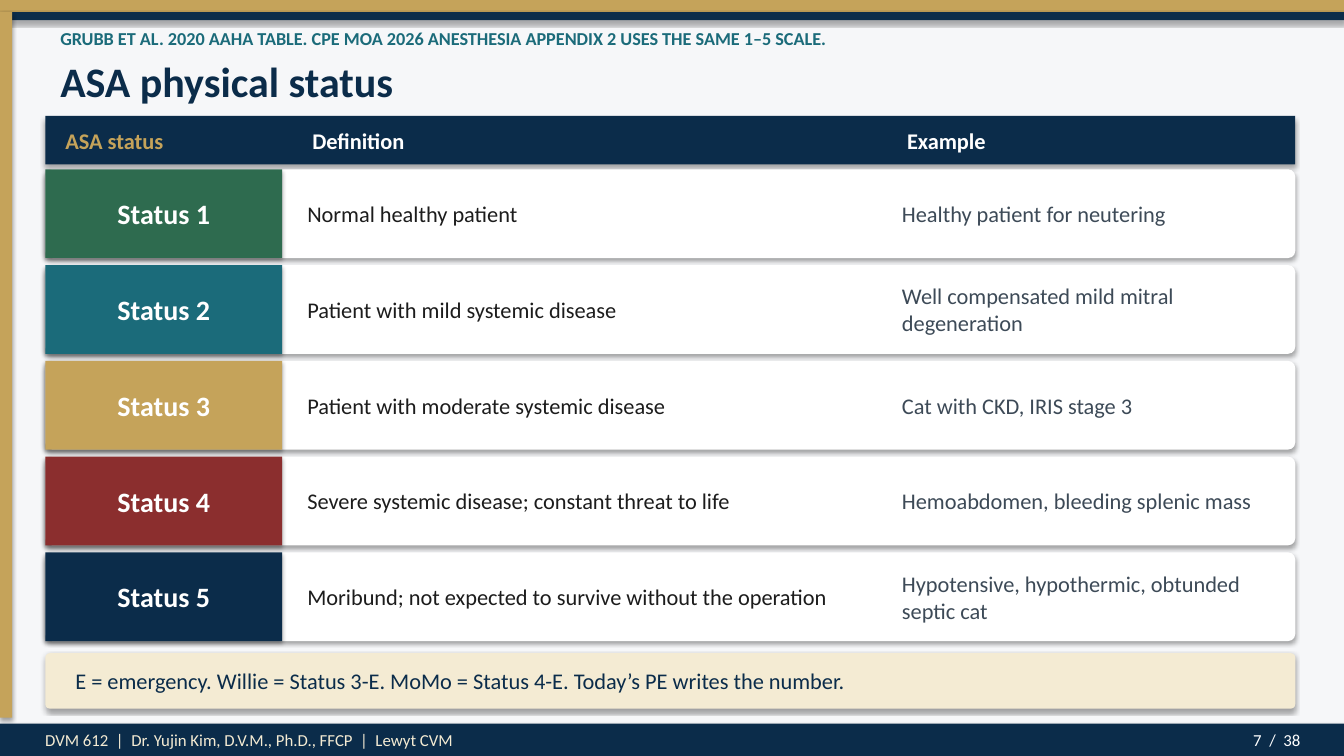
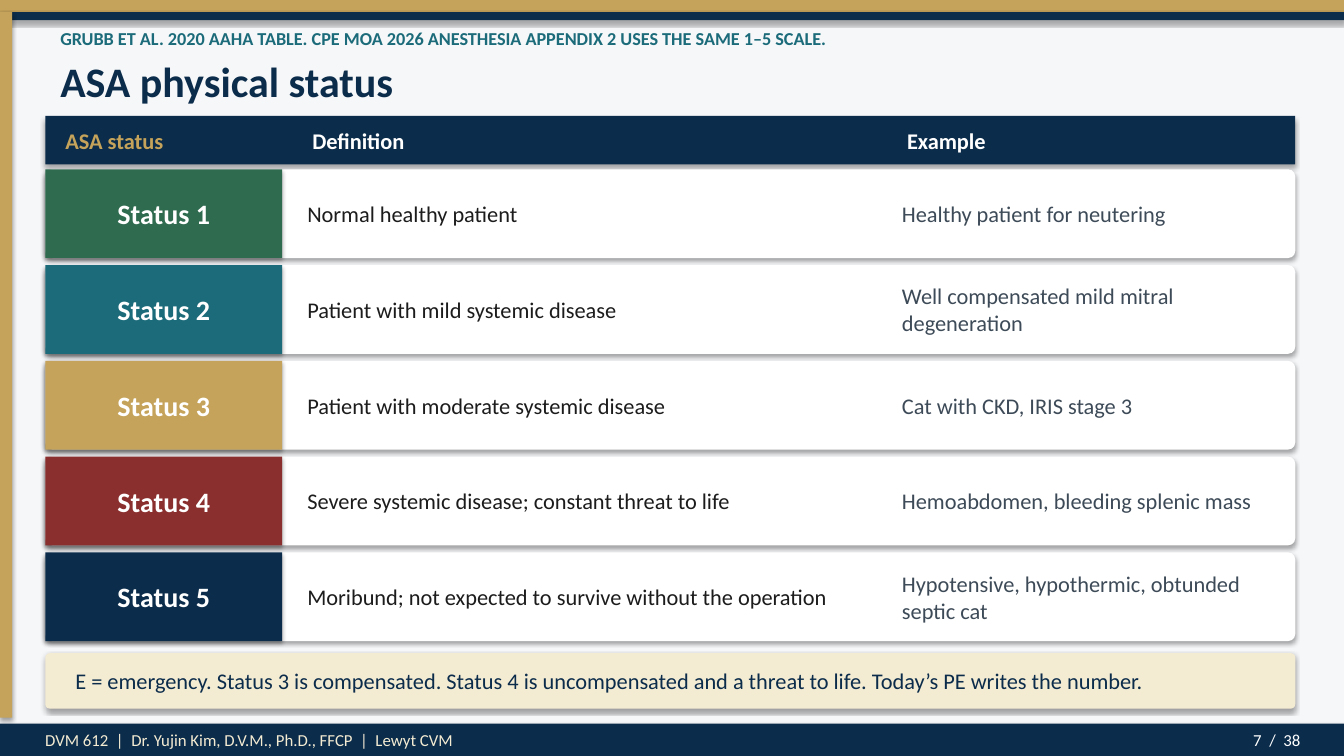
Before and after one commit to drkimvet/happycare, a slide deck: slide 7 of lectures/DVM-612_Week4_Preop_PatientPrep_Postop.pptx. Drawn at 1344x756 pixels with LibreOffice and Linux fonts; fonts in the diff are those of the drawing. Boxes give left, top, right and bottom in pixels: in the first picture for what was removed or moved away, otherwise in the second. Text is boxed around its words. In the diff, an @@ line names an element or a change of style, - is before the commit and + after.

```diff
--- a/lectures/DVM-612_Week4_Preop_PatientPrep_Postop.pptx
+++ b/lectures/DVM-612_Week4_Preop_PatientPrep_Postop.pptx
@@ text at (75, 673, 1142, 693): text changed @@
-E = emergency. Willie = Status 3-E. MoMo = Status 4-E. Today’s PE writes the number.
+E = emergency. Status 3 is compensated. Status 4 is uncompensated and a threat to life. Today’s PE writes the number.
```
Also in this commit, not shown: 20 other slides changed, 7 other files.
